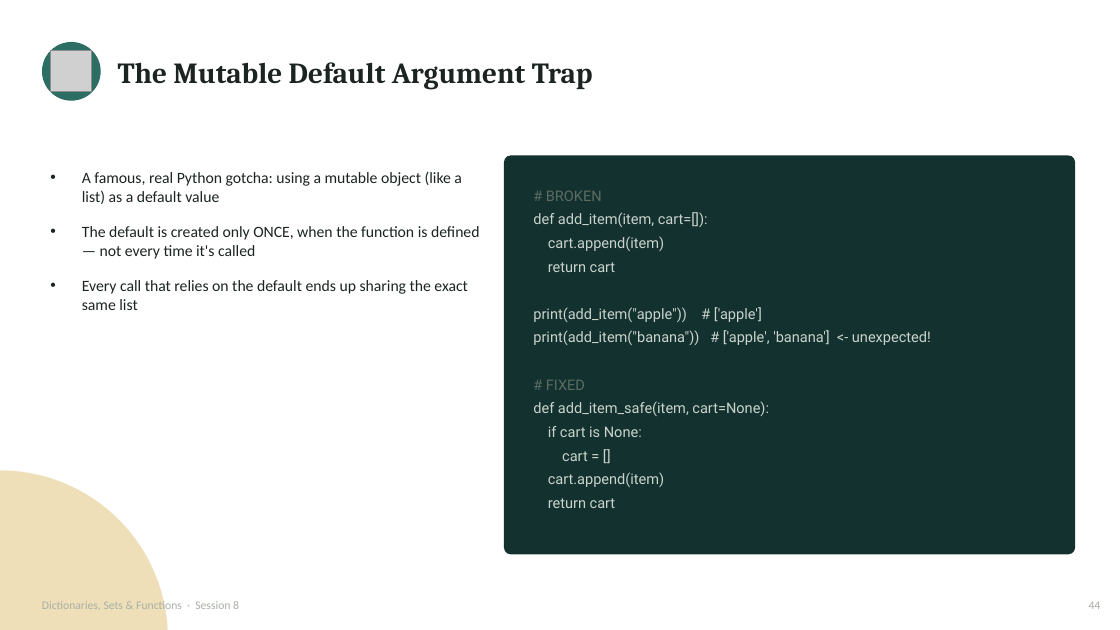
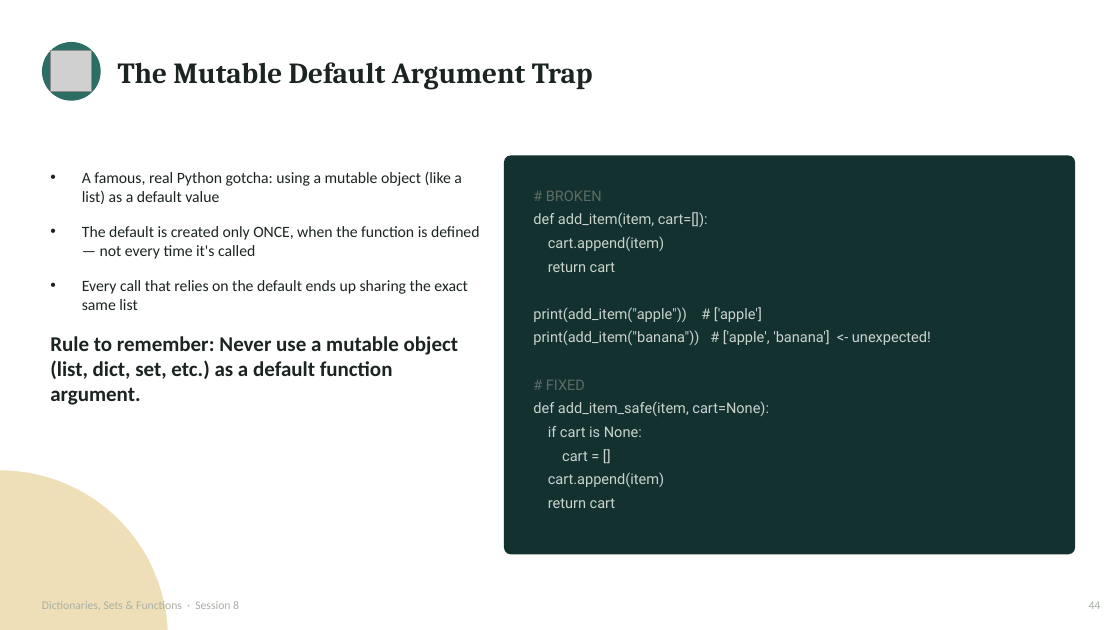
Before and after one commit to waseem-development/ai-ml-course, a slide deck: slide 45 of slides/1_python_slides/7_dicts_sets_functions.pptx (slide 44 before the commit). Drawn at 1120x630 pixels with LibreOffice and Linux fonts; fonts in the diff are those of the drawing; grey boxes stand for pictures. Boxes give left, top, right and bottom in pixels: in the first picture for what was removed or moved away, otherwise in the second. Text is boxed around its words. In the diff, an @@ line names an element or a change of style, - is before the commit and + after.

```diff
--- a/slides/1_python_slides/7_dicts_sets_functions.pptx
+++ b/slides/1_python_slides/7_dicts_sets_functions.pptx
@@ text at bbox=[50, 336, 458, 405]: paragraph added @@
+Rule to remember: Never use a mutable object (list, dict, set, etc.) as a default function argument.
```
Also in this commit, not shown: 3 other slides changed, 1 slide added, 1 other file.
